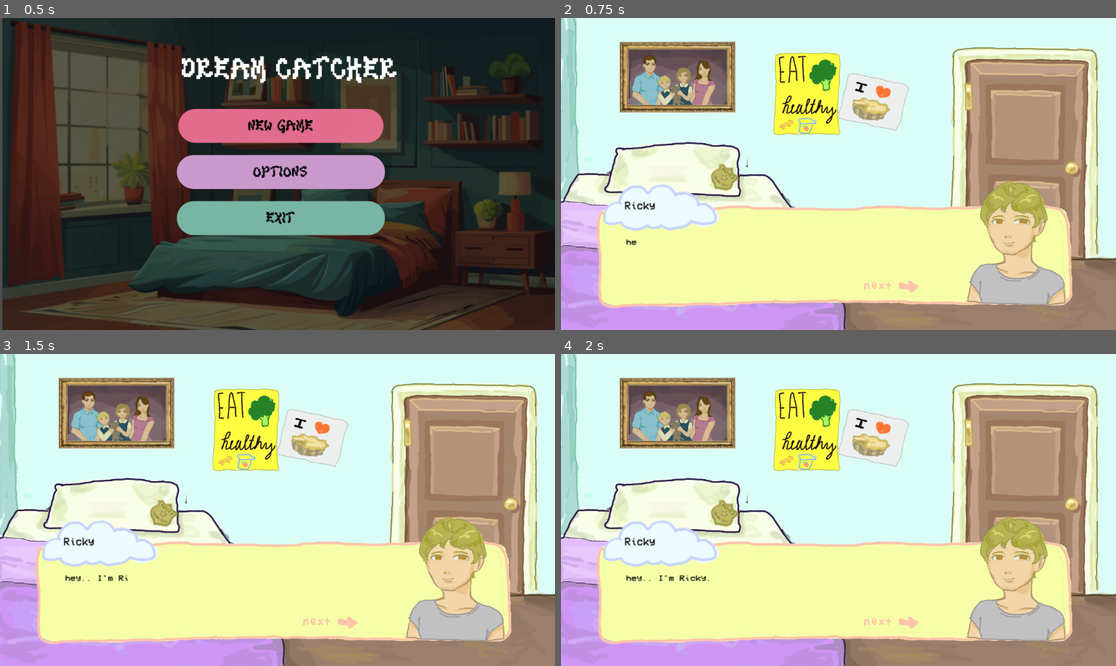
Above: before the commit, frames 1-4 (two rows, left to right).
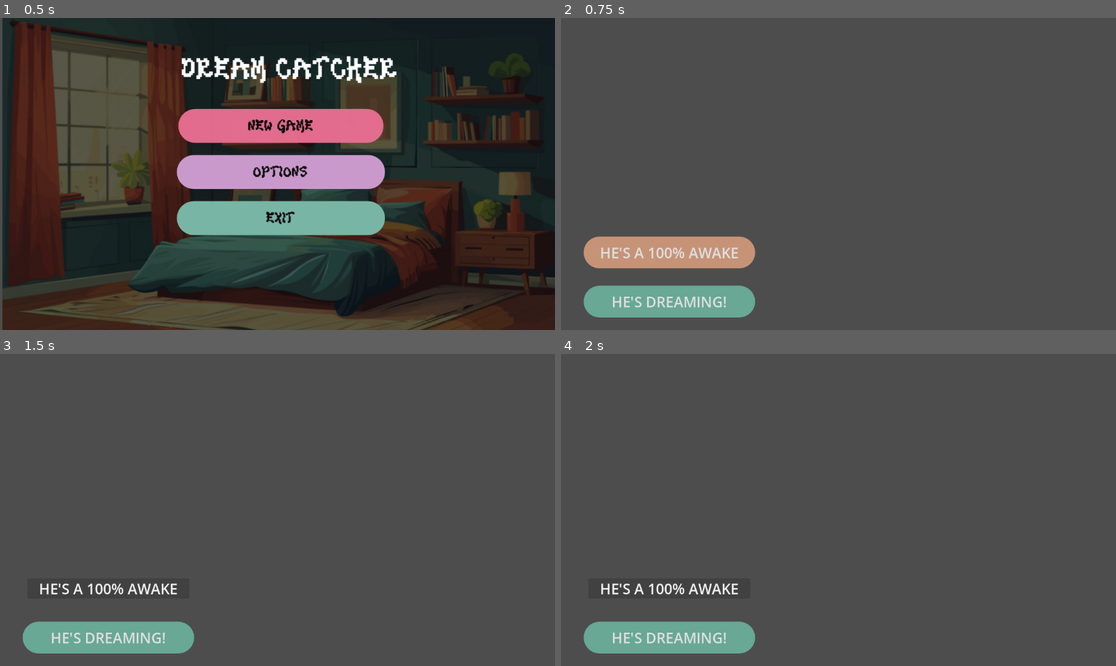
Above: after the commit, the same moments.

Repository: zoebiscuit/dreamCatcher
Game: Godot game, scene res://Main_menu.tscn
Same seed, same stepped clock (60 frames per second), same inputs: the game is played once before the commit and once after it.
Inputs:
- Up to frame 1 (0.5 s): no input
- Up to frame 2 (0.75 s): click "NEW GAME" at 0.5 s
- Up to frame 3 (1.5 s): click "HE'S A 100% AWAKE" at 1.25 s
- Up to frame 4 (2 s): no input

Frame 1 is identical in both runs. In frame 2, 99% of the frame differs, in the area x 0-100%, y 0-100%; in frame 3, 99%; in frame 4, 99%.

Commit message:
Revert "trying not to crash game"
This reverts commit b52b206def426429511a9cd6cfdce99bfa028fd3.

Diff:
--- a/dream-catcher-main/1_st_level.gd
+++ /dev/null
@@ -1,11 +0,0 @@
-extends Node2D
-
-
-# Called when the node enters the scene tree for the first time.
-func _ready() -> void:
-	pass # Replace with function body.
-
-
-# Called every frame. 'delta' is the elapsed time since the previous frame.
-func _process(delta: float) -> void:
-	pass
--- a/dream-catcher-main/1st level.tscn
+++ b/dream-catcher-main/1st level.tscn
@@ -1,6 +1,4 @@
 [gd_scene format=3 uid="uid://cmulk25k3lajw"]
-
-[ext_resource type="PackedScene" uid="uid://xf7t6sietjr8" path="res://text_box.tscn" id="1_i8n5i"]
 
 [sub_resource type="SpriteFrames" id="SpriteFrames_bhgy2"]
 
@@ -52,5 +50,3 @@
 theme_override_font_sizes/font_size = 30
 theme_override_styles/normal = SubResource("StyleBoxFlat_i8n5i")
 text = "HE'S DREAMING!"
-
-[node name="TextBox" parent="." unique_id=673858522 instance=ExtResource("1_i8n5i")]
--- a/dream-catcher-main/project.godot
+++ b/dream-catcher-main/project.godot
@@ -19,14 +19,6 @@
 config/features=PackedStringArray("4.6", "GL Compatibility")
 config/icon="res://icon.svg"
 
-[input]
-
-click={
-"deadzone": 0.2,
-"events": [Object(InputEventMouseButton,"resource_local_to_scene":false,"resource_name":"","device":-1,"window_id":0,"alt_pressed":false,"shift_pressed":false,"ctrl_pressed":false,"meta_pressed":false,"button_mask":0,"position":Vector2(0, 0),"global_position":Vector2(0, 0),"factor":1.0,"button_index":1,"canceled":false,"pressed":false,"double_click":false,"script":null)
-]
-}
-
 [physics]
 
 3d/physics_engine="Jolt Physics"
--- a/dream-catcher-main/text_box.gd
+++ /dev/null
@@ -1,57 +0,0 @@
-extends Node2D
-@onready var animation = $A
-
-var display_name := "String"
-signal advance
-
-# Called when the node enters the scene tree for the first time.
-func _ready() -> void:
-	self.hide()
-	$family_photo.hide()
-	$background.show()
-	await talk("Ricky", "hey.. I'm Ricky.")
-	$family_photo.show()
-	await talk("Ricky", "I live at home with my mother, sister, and my pet cat Milo.")
-	await talk("Ricky", "Spring in Chicago has been cool.")
-	$family_photo.hide()
-	$ricky.texture = load("res://ricky_ok_n.png")
-	await talk("Ricky", "However, I wouldn't know as I have been stuck in my bed...")
-	await talk("Ricky", "unable to move past the door and see the world living outside the walls.")
-	$ricky.texture = load("res://ricky_smile.png")
-	await talk("Ricky", "My life had been going great before though. I had been working at SuperMart for a year.")
-	await talk("Ricky", "Every night I came home from my shift, my mom would come back from working at the restuarant.")
-	await talk("Ricky", "Her hands would always be holding a freshly baked chicken pot pie. Literally, my favorite.")
-	await talk("Ricky", "Though, that was all before I had these...")
-	$ricky.texture = load("res://ricky_ok_n.png")
-	await talk("Ricky", "dreams")
-	await talk("Ricky", "They make me wonder, what parts of my life are real")
-	await talk("Ricky", "and what parts were just all in my dreams.")
-
-
-	#fade to black
-	#wait(2)
-	#await talk("???", "It was all in your dreams."
-
-# Called every frame. 'delta' is the elapsed time since the previous frame.
-func _process(delta: float) -> void:
-
-	$Name.text = display_name
-
-	if Input.is_action_just_pressed("click"):
-		emit_signal("advance")
-
-func talk(name: String, message: String):
-	self.show()
-	animation.play("typing")
-	display_name = name
-	$Message.text = message
-
-	await wait(2.0)
-	await advance
-
-	self.hide()
-	display_name = ""
-	#print("debug")
-
-func wait(seconds: float) -> void:
-	await get_tree().create_timer(seconds).timeout
--- a/dream-catcher-main/text_box.tscn
+++ /dev/null
@@ -1,106 +0,0 @@
-[gd_scene format=3 uid="uid://xf7t6sietjr8"]
-
-[ext_resource type="Script" uid="uid://nnqwpm0hx2fl" path="res://text_box.gd" id="1_d0rgj"]
-[ext_resource type="Texture2D" uid="uid://nwfbtbtflj3m" path="res://dream_txtbox_template.png" id="2_5tto5"]
-[ext_resource type="Texture2D" uid="uid://cp5ga6t703cjd" path="res://bed_bg_elements.png" id="2_74mx6"]
-[ext_resource type="Texture2D" uid="uid://4fuqkydqqb0v" path="res://family_photo_dream.png" id="3_f0u0k"]
-[ext_resource type="FontFile" uid="uid://b1ymaa4omrano" path="res://VCR_OSD_MONO_1.001.ttf" id="3_polir"]
-[ext_resource type="Texture2D" uid="uid://dm20jy8p313s5" path="res://ricky_smile.png" id="4_polir"]
-
-[sub_resource type="Animation" id="Animation_d0rgj"]
-length = 0.001
-tracks/0/type = "value"
-tracks/0/imported = false
-tracks/0/enabled = true
-tracks/0/path = NodePath("Message:visible_ratio")
-tracks/0/interp = 1
-tracks/0/loop_wrap = true
-tracks/0/keys = {
-"times": PackedFloat32Array(0),
-"transitions": PackedFloat32Array(1),
-"update": 0,
-"values": [0.0]
-}
-
-[sub_resource type="Animation" id="Animation_5tto5"]
-resource_name = "typing"
-length = 1.3
-tracks/0/type = "value"
-tracks/0/imported = false
-tracks/0/enabled = true
-tracks/0/path = NodePath("Message:visible_ratio")
-tracks/0/interp = 1
-tracks/0/loop_wrap = true
-tracks/0/keys = {
-"times": PackedFloat32Array(0, 1.1666666),
-"transitions": PackedFloat32Array(1, 1),
-"update": 0,
-"values": [0.0, 1.0]
-}
-
-[sub_resource type="AnimationLibrary" id="AnimationLibrary_polir"]
-_data = {
-&"RESET": SubResource("Animation_d0rgj"),
-&"typing": SubResource("Animation_5tto5")
-}
-
-[node name="TextBox" type="Node2D" unique_id=673858522]
-script = ExtResource("1_d0rgj")
-
-[node name="background" type="TextureRect" parent="." unique_id=1246840857]
-offset_right = 1109.3334
-offset_bottom = 649.0
-texture = ExtResource("2_74mx6")
-expand_mode = 3
-
-[node name="family_photo" type="TextureRect" parent="." unique_id=93339532]
-offset_left = 28.0
-offset_top = -48.0
-offset_right = 1274.0
-offset_bottom = 549.0
-texture = ExtResource("3_f0u0k")
-expand_mode = 1
-stretch_mode = 4
-
-[node name="image" type="TextureRect" parent="." unique_id=2005931230]
-offset_left = 54.0
-offset_top = 28.0
-offset_right = 1974.0
-offset_bottom = 1108.0
-scale = Vector2(0.5406562, 0.5406562)
-texture = ExtResource("2_5tto5")
-
-[node name="Message" type="RichTextLabel" parent="." unique_id=1388169835]
-offset_left = 135.0
-offset_top = 457.00003
-offset_right = 455.88208
-offset_bottom = 518.89325
-scale = Vector2(1.5769035, 1.4211029)
-theme_override_colors/default_color = Color(0, 0, 0, 1)
-theme_override_fonts/normal_font = ExtResource("3_polir")
-theme_override_font_sizes/normal_font_size = 12
-theme_override_font_sizes/bold_font_size = 8
-text = "hdcfjgvhbytcfjv"
-visible_characters = 0
-visible_ratio = 0.0
-
-[node name="Name" type="RichTextLabel" parent="." unique_id=636730808]
-offset_left = 132.00002
-offset_top = 379.0
-offset_right = 212.91109
-offset_bottom = 412.0
-scale = Vector2(1.3568455, 1.326671)
-theme_override_colors/default_color = Color(0, 0, 0, 1)
-theme_override_fonts/normal_font = ExtResource("3_polir")
-
-[node name="A" type="AnimationPlayer" parent="." unique_id=1280434204]
-libraries/ = SubResource("AnimationLibrary_polir")
-
-[node name="ricky" type="TextureRect" parent="." unique_id=743490548]
-offset_left = 286.0
-offset_top = 167.0
-offset_right = 1226.0
-offset_bottom = 611.0
-texture = ExtResource("4_polir")
-expand_mode = 1
-stretch_mode = 4
Not shown, removed: dream-catcher-main/1_st_level.gd.uid
Binary file removed: dream-catcher-main/SourceCodePro-Black.ttf
Not shown, removed: dream-catcher-main/SourceCodePro-Black.ttf.import
Binary file removed: dream-catcher-main/VCR_OSD_MONO_1.001.ttf
Not shown, removed: dream-catcher-main/VCR_OSD_MONO_1.001.ttf.import
Binary file removed: dream-catcher-main/bed_bg_elements.png
Not shown, removed: dream-catcher-main/bed_bg_elements.png.import
Binary file removed: dream-catcher-main/dream_txtbox_template.png
Not shown, removed: dream-catcher-main/dream_txtbox_template.png.import
Binary file removed: dream-catcher-main/family_photo_dream.png
Not shown, removed: dream-catcher-main/family_photo_dream.png.import
Binary file removed: dream-catcher-main/ricky_ok_n.png
(and 6 more such lines)
